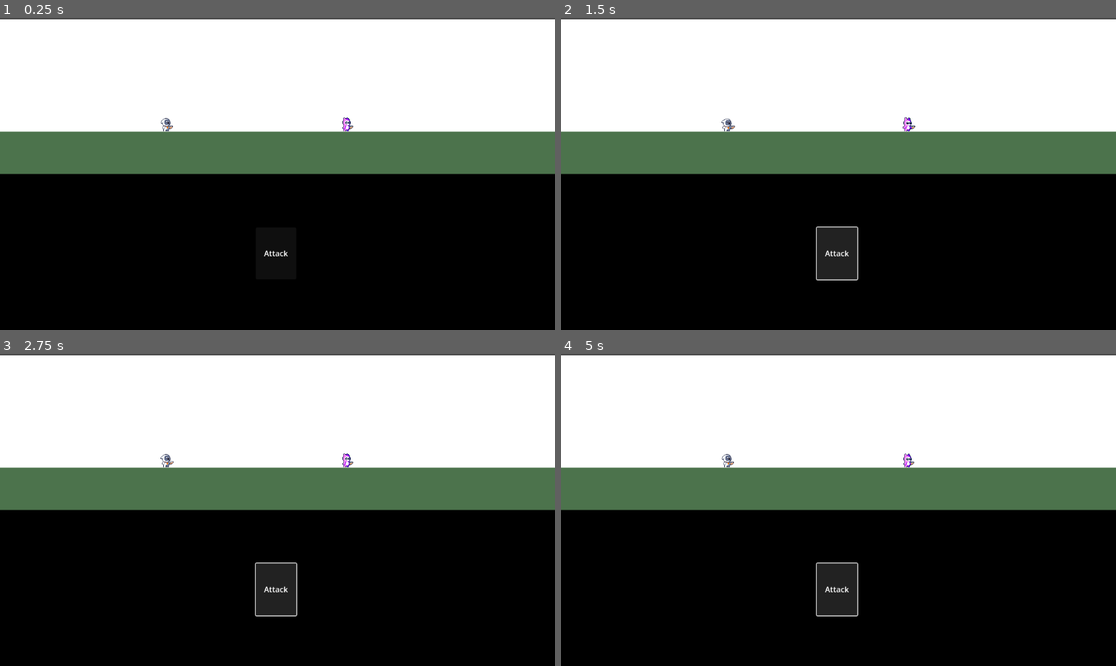
Above: before the commit, frames 1-4 (two rows, left to right).
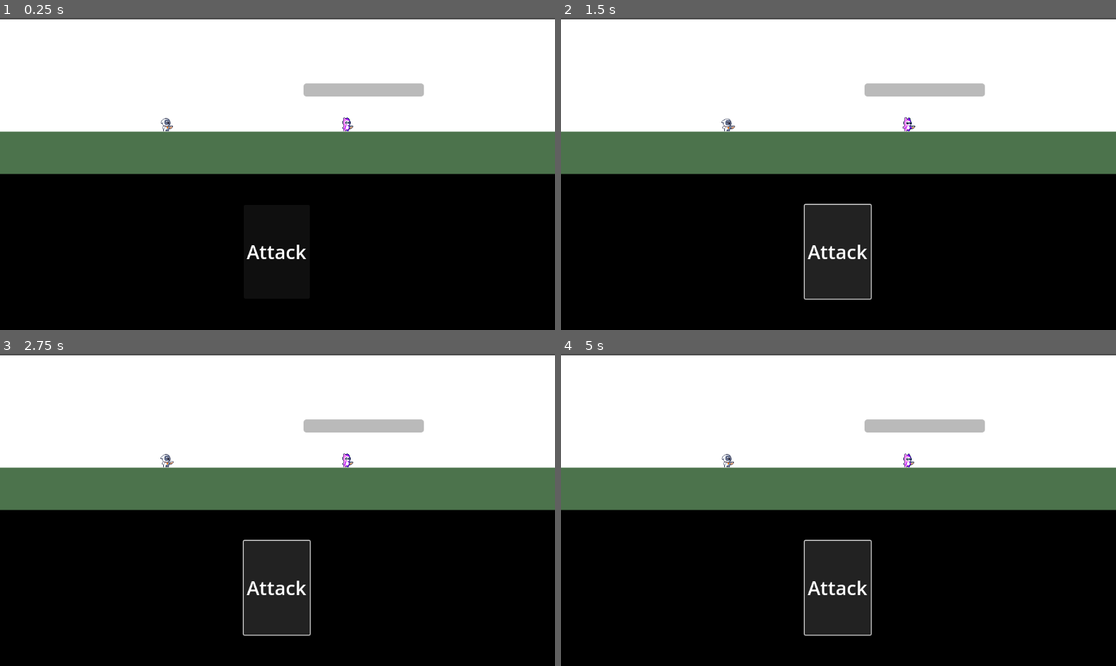
Above: after the commit, the same moments.

Repository: KylerGreen/TheAdventurersInn
Game: Godot game, scene res://Combat/combat_screen.tscn
The game is run twice, just before and just after one commit, with the same random seed, the same clock (stepped at 60 frames per second) and the same inputs. This scene is started directly instead of the project's main scene.
Inputs:
- Up to frame 1 (0.25 s): no input
- Up to frame 2 (1.5 s): click "Attack" at 0.5 s; click "Attack" at 1.25 s
- Up to frame 3 (2.75 s): click "Attack" at 2 s
- Up to frame 4 (5 s): tap Enter at 2.75 s; tap Space at 3.5 s

The runs differ from the first frame. In frame 1, 1.2% of the frame differs, in the area x 44-77%, y 20-78%; in frame 2, 3.7%, in the area x 43-77%, y 20-91%; in frame 3, 3.7%; in frame 4, 3.7%.

Commit message:
Updating Combat/working on health bar

Diff:
--- a/Combat/combat_screen.tscn
+++ b/Combat/combat_screen.tscn
@@ -13,16 +13,16 @@
 offset_right = 576.0
 offset_bottom = 323.0
 
-[node name="ColorRect2" type="ColorRect" parent="."]
-offset_left = -578.0
-offset_right = 577.0
-offset_bottom = 326.0
+[node name="ColorRect2" type="ColorRect" parent="ColorRect"]
+offset_top = 321.0
+offset_right = 1155.0
+offset_bottom = 647.0
 color = Color(0, 0, 0, 1)
 
-[node name="ColorRect3" type="ColorRect" parent="."]
-offset_left = -580.0
+[node name="ColorRect3" type="ColorRect" parent="ColorRect/ColorRect2"]
+offset_left = -2.0
 offset_top = -88.0
-offset_right = 576.0
+offset_right = 1154.0
 color = Color(0.297242, 0.449507, 0.299722, 1)
 
 [node name="Camera2D" type="Camera2D" parent="."]
@@ -33,11 +33,20 @@
 [node name="Enemy1" parent="." instance=ExtResource("2_5i270")]
 position = Vector2(149, -110)
 
+[node name="EnemyHealth" type="ProgressBar" parent="Enemy1"]
+unique_name_in_owner = true
+offset_left = -95.0
+offset_top = -78.0
+offset_right = 155.0
+offset_bottom = -51.0
+max_value = 10.0
+show_percentage = false
+
 [node name="Button" type="Button" parent="."]
-offset_left = -45.0
-offset_top = 111.0
-offset_right = 39.0
-offset_bottom = 219.0
+offset_left = -70.0
+offset_top = 64.0
+offset_right = 67.0
+offset_bottom = 259.0
 theme_override_colors/font_disabled_color = Color(1, 1, 1, 1)
 theme_override_colors/font_hover_pressed_color = Color(1, 1, 1, 1)
 theme_override_colors/font_hover_color = Color(1, 1, 1, 1)
@@ -51,4 +60,7 @@
 theme_override_colors/icon_hover_color = Color(1, 1, 1, 1)
 theme_override_colors/icon_hover_pressed_color = Color(1, 1, 1, 1)
 theme_override_colors/icon_disabled_color = Color(1, 1, 1, 1)
+theme_override_font_sizes/font_size = 40
 text = "Attack"
+
+[connection signal="pressed" from="Button" to="Enemy1" method="_on_button_pressed"]
--- a/Enemies/enemy_1.gd
+++ b/Enemies/enemy_1.gd
@@ -1,4 +1,13 @@
 extends CharacterBody2D
+
+var health = 10
 
 func _ready():
 	%Enemy1_Animation.play("Idle")
+
+func _on_button_pressed():
+	health -= 1
+	if health <= 0:
+		queue_free()
+
+#%EnemyHealth.set_value()
